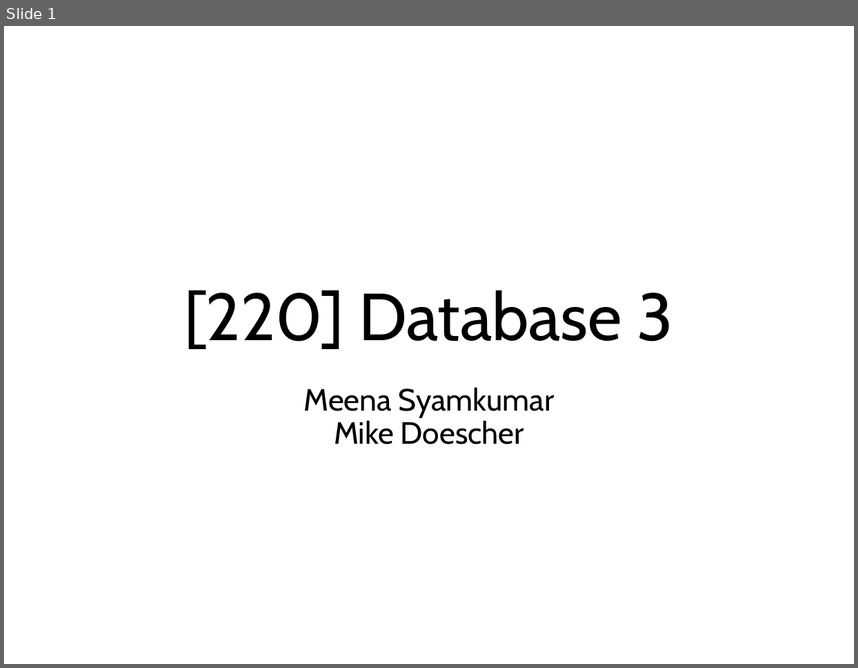
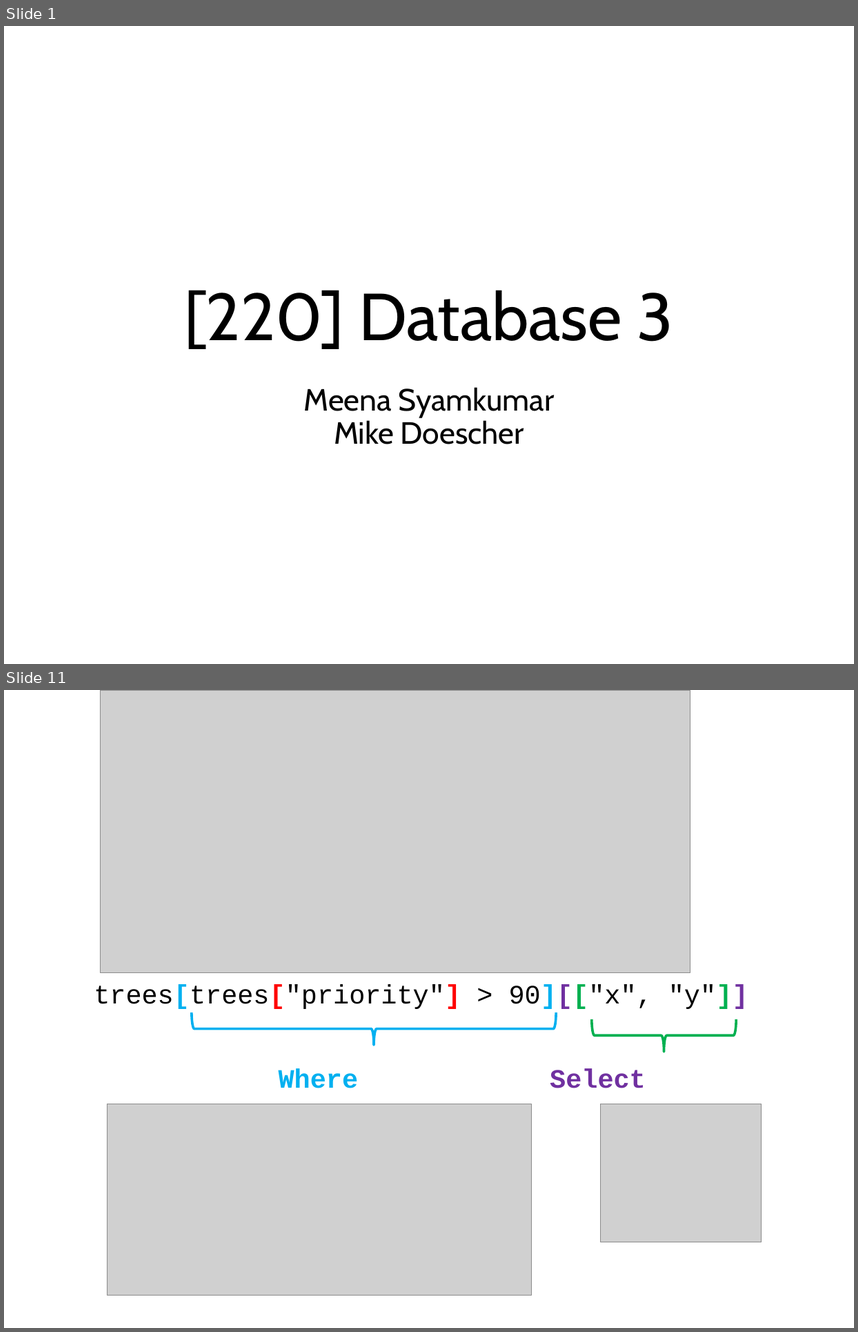
Before and after one commit to tylerharter/caraza-harter-com, a slide deck: tyler/meena/cs220/s20/materials/lec_37_S20.pptx. Shown one above the other, each under a label of ours: slide 1 before the commit, slides 1 and 11 after it; the slides between them are not shown. The pictures are 858x668 and 858x1332 pixels, drawn with LibreOffice and Linux fonts; fonts in the diff are those of the drawing; grey boxes stand for pictures. Boxes give left, top, right and bottom in pixels: in the first picture for what was removed or moved away, otherwise in the second. Text is boxed around its words. In the diff, an @@ line names an element or a change of style, - is before the commit and + after.

```diff
--- a/tyler/meena/cs220/s20/materials/lec_37_S20.pptx
+++ b/tyler/meena/cs220/s20/materials/lec_37_S20.pptx
@@ slide 11 added at bbox=[4, 690, 854, 1328], background #FFFFFF @@
@@ picture added at bbox=[100, 690, 691, 973] @@
@@ text added at bbox=[94, 984, 749, 1009], 32 pt, text #000000 @@
+trees[trees["priority"] > 90][["x", "y"]]
@@ right brace added at bbox=[192, 1013, 557, 1045], outline #00B0F0 3 pt @@
@@ right brace added at bbox=[592, 1019, 736, 1052], outline #00B050 3 pt @@
@@ text added at bbox=[279, 1069, 646, 1088], 32 pt, text #7030A0, bold @@
+Where Select
@@ picture added at bbox=[107, 1104, 531, 1295] @@
@@ picture added at bbox=[601, 1104, 761, 1242] @@
```
Also in this commit, not shown: 1 slide changed, 8 other slides added, 5 slides removed, 6 other files.
